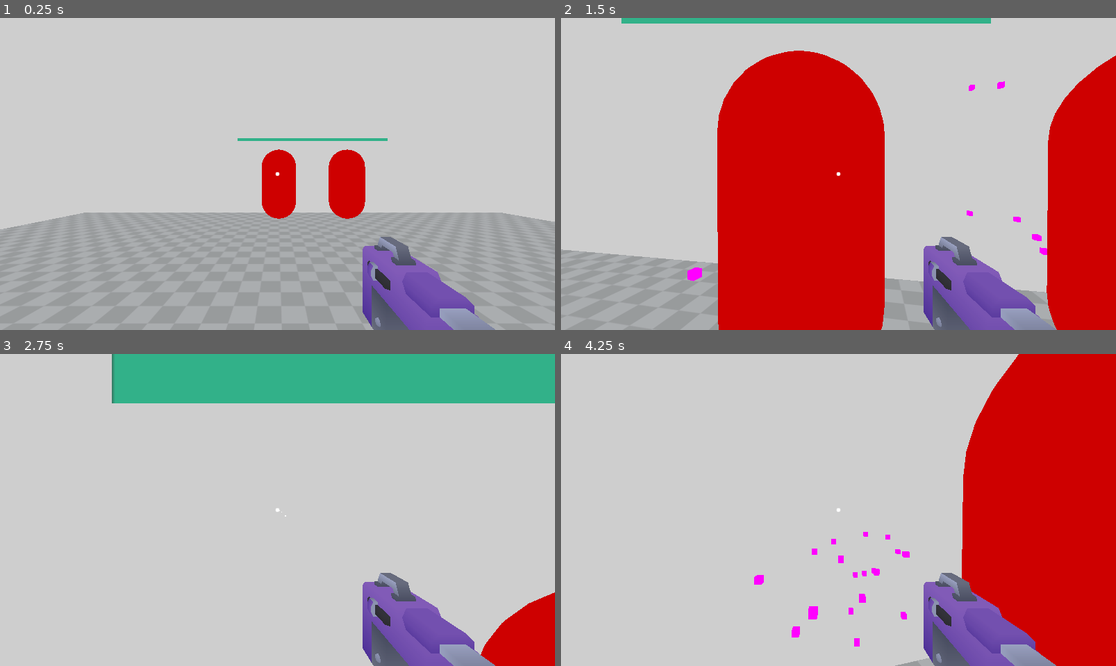
Above: before the commit, frames 1-4 (two rows, left to right).
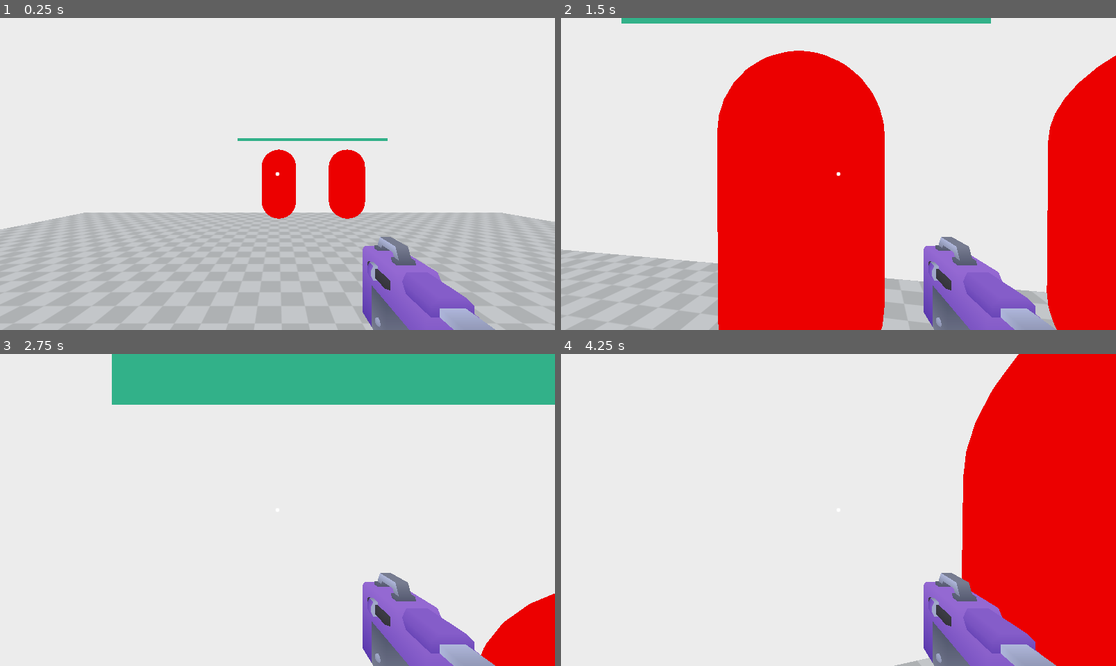
Above: after the commit, the same moments.

Repository: NiallEccles/hordecore
Game: Godot game, scene res://Stages/Main/Main.tscn
The game is run twice, just before and just after one commit, with the same random seed, the same clock (stepped at 60 frames per second) and the same inputs.
Inputs (mouse positions are in pixels of both pictures, inside the frame that each line leads up to):
- Up to frame 1 (0.25 s): no input
- Up to frame 2 (1.5 s): tap Enter (ui_accept) at 0.5, 0.77 s; move the mouse to (866, 174) at 0.52 s; press the mouse at (866, 174) at 0.53 s; hold W (forward) from 0.53 s (still down); move the mouse to (810, 174) at 1.27 s; release the mouse at (810, 174) at 1.28 s; click (810, 174) at 1.35 s
- Up to frame 3 (2.75 s): keep holding W (forward); tap Enter (ui_accept) at 1.52 s; move the mouse to (288, 503) at 2.02 s; press the mouse at (288, 503) at 2.03 s
- Up to frame 4 (4.25 s): keep holding W (forward); move the mouse to (832, 516) at 2.77 s; release the mouse at (832, 516) at 2.78 s; click (832, 516) at 2.85 s; tap Enter (ui_accept) at 3.02, 3.77 s; move the mouse to (877, 513) at 3.52 s; press the mouse at (877, 513) at 3.53 s

The runs differ from the first frame. In frame 1, 80% of the frame differs, in the area x 0-100%, y 0-100%; in frame 2, 93%; in frame 3, 86%; in frame 4, 98%.

Commit message:
Attempt refactor to use WeaponManager

Diff:
--- a/Entities/Player/Player.gd
+++ b/Entities/Player/Player.gd
@@ -11,6 +11,7 @@
 @onready var weapon = $Camera3D/Smg
 @onready var weapon_animation = $Camera3D/Smg/AnimationPlayer
 @onready var weapon_barrel = $Camera3D/Smg/RayCast3D
+@onready var weapon_manager = $WeaponManager
 
 # Shooting variables
 @export var fire_rate: float = 0.1  # Time between shots in seconds (0.1 = 10 shots/sec)
@@ -27,6 +28,8 @@
 func _ready():
 	# Capture the mouse cursor
 	Input.set_mouse_mode(Input.MOUSE_MODE_CAPTURED)
+	if !weapon_manager:
+		printerr("Weapon Manager not found!")
 
 func _input(event):
 	# Handle mouse movement for camera look
@@ -59,7 +62,8 @@
 
 	# Handle shooting
 	if Input.is_action_pressed('shoot') and can_shoot:
-		shoot()
+		#shoot()
+		weapon_manager.fire()
 
 	# Handle jump
 	if Input.is_action_just_pressed("ui_accept") and is_on_floor():
--- a/Entities/Player/Player.tscn
+++ b/Entities/Player/Player.tscn
@@ -1,8 +1,9 @@
-[gd_scene load_steps=5 format=3 uid="uid://dxbjgxs7ccvt6"]
+[gd_scene load_steps=6 format=3 uid="uid://dxbjgxs7ccvt6"]
 
 [ext_resource type="PackedScene" uid="uid://cexbivacfveeo" path="res://Entities/Weapons/SMG/SMG.tscn" id="1_e5kic"]
 [ext_resource type="Script" uid="uid://dutwddpy80pm4" path="res://Entities/Player/Player.gd" id="1_ww0jn"]
 [ext_resource type="Texture2D" uid="uid://4g72hxpfm6ln" path="res://Entities/Player/crosshair001.png" id="3_vweq0"]
+[ext_resource type="PackedScene" uid="uid://b8pergvlsetdc" path="res://Entities/WeaponManager/WeaponManager.tscn" id="4_1des2"]
 
 [sub_resource type="CapsuleShape3D" id="CapsuleShape3D_u36tg"]
 
@@ -18,6 +19,10 @@
 
 [node name="Smg" parent="Camera3D" instance=ExtResource("1_e5kic")]
 transform = Transform3D(1, 0, 0, 0, 1, 0, 0, 0, 1, 0.4, -0.39176607, -0.5536496)
+visible = false
+
+[node name="WeaponSocket" type="Marker3D" parent="Camera3D"]
+transform = Transform3D(1, 0, 0, 0, 1, 0, 0, 0, 1, 0.4, -0.392, -0.554)
 
 [node name="CanvasLayer" type="CanvasLayer" parent="."]
 
@@ -45,3 +50,5 @@
 grow_horizontal = 2
 grow_vertical = 2
 texture = ExtResource("3_vweq0")
+
+[node name="WeaponManager" parent="." instance=ExtResource("4_1des2")]
--- a/Stages/Main/Main.tscn
+++ b/Stages/Main/Main.tscn
@@ -14,7 +14,7 @@
 
 [sub_resource type="Environment" id="Environment_nvc7p"]
 background_mode = 1
-background_color = Color(0.8089983, 0.8089983, 0.8089982, 1)
+background_color = Color(0.92535293, 0.9253528, 0.9253529, 1)
 sky = SubResource("Sky_so270")
 ambient_light_color = Color(1, 1, 1, 1)
 
